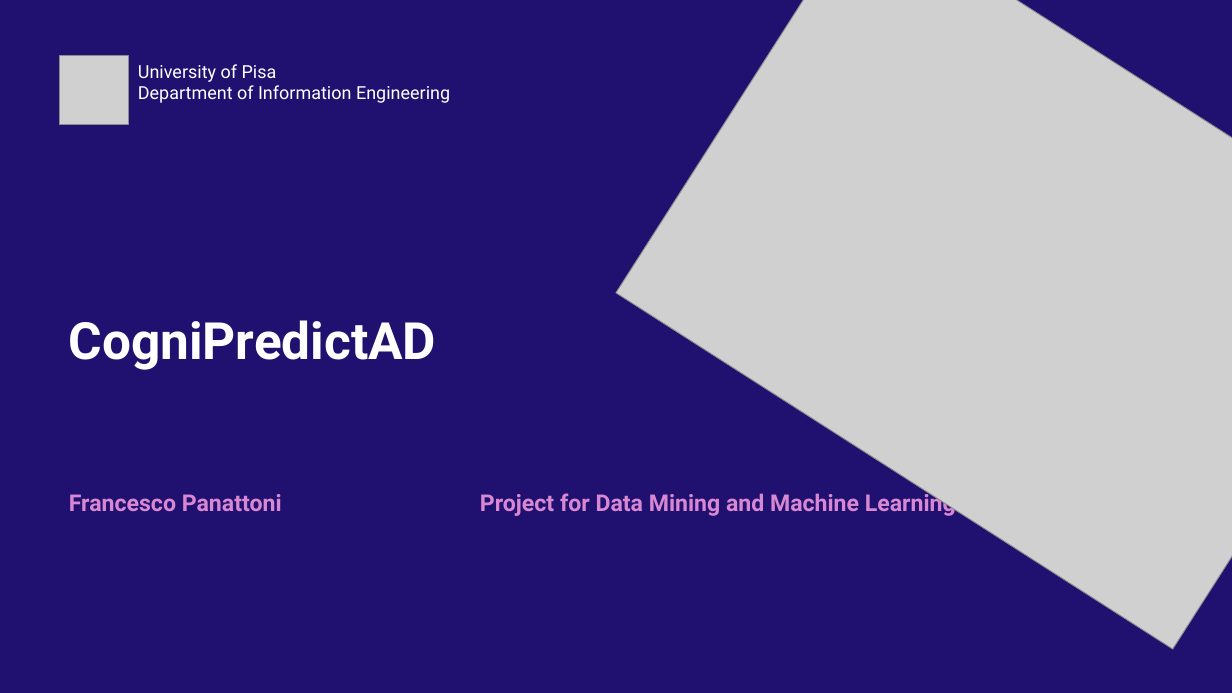
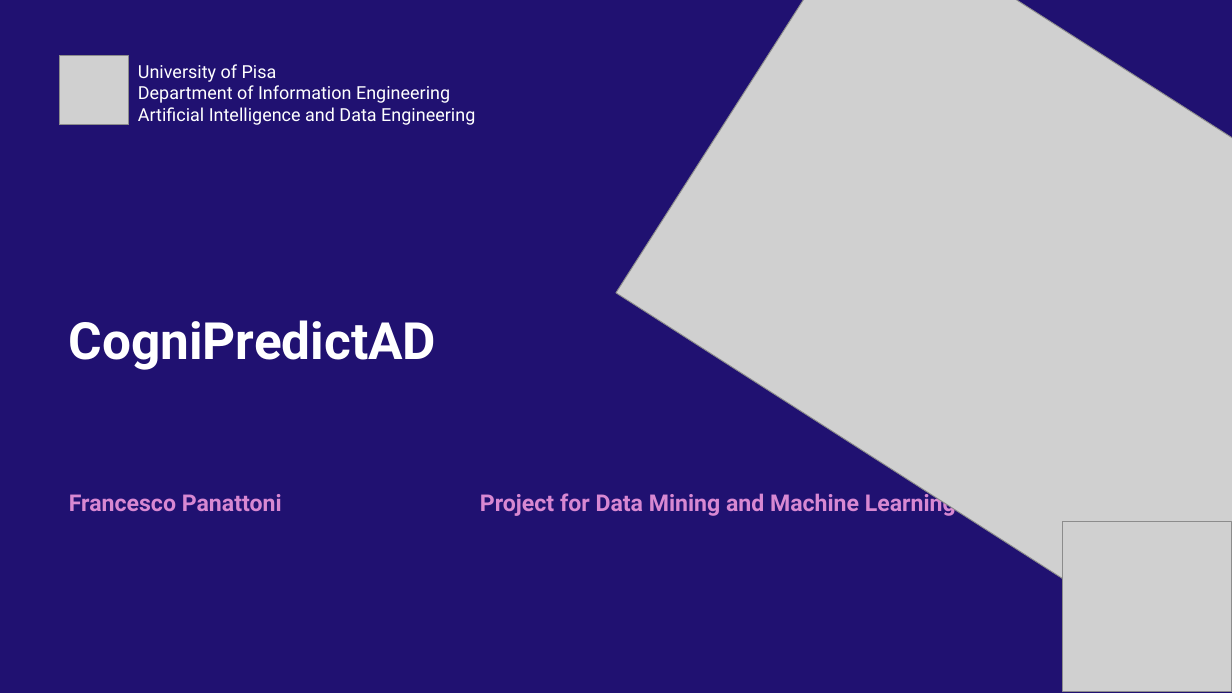
Before and after one commit to Tenshin000/CogniPredictAD, a slide deck: slide 1 of Presentation.pptx. Drawn at 1232x693 pixels with LibreOffice and Linux fonts; fonts in the diff are those of the drawing; grey boxes stand for pictures. Boxes give left, top, right and bottom in pixels: in the first picture for what was removed or moved away, otherwise in the second. Text is boxed around its words. In the diff, an @@ line names an element or a change of style, - is before the commit and + after.

```diff
--- a/Presentation.pptx
+++ b/Presentation.pptx
@@ text at [138, 85, 475, 125]: text changed @@
-Department of Information Engineering
+Department of Information Engineering
+Artificial Intelligence and Data Engineering
@@ picture added at [1063, 521, 1232, 691] @@
```
Also in this commit, not shown: 16 other slides changed, 8 other files.
